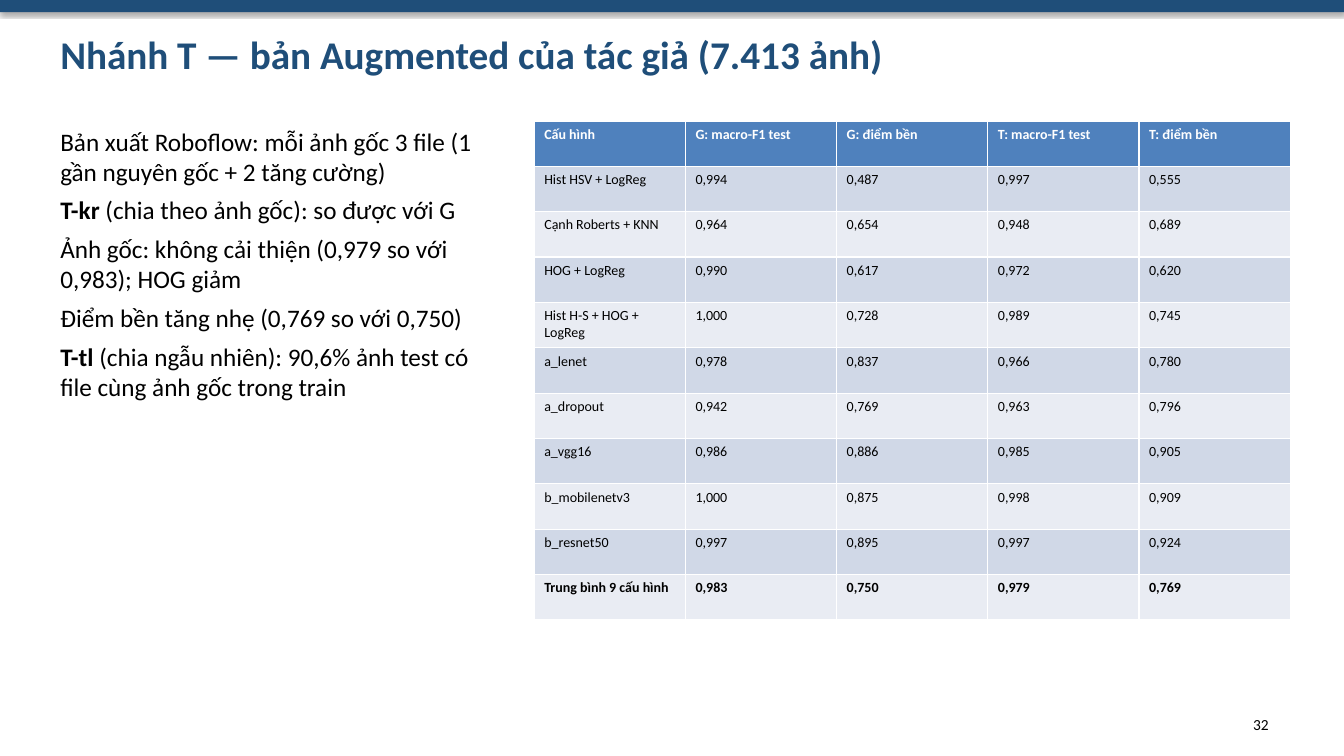
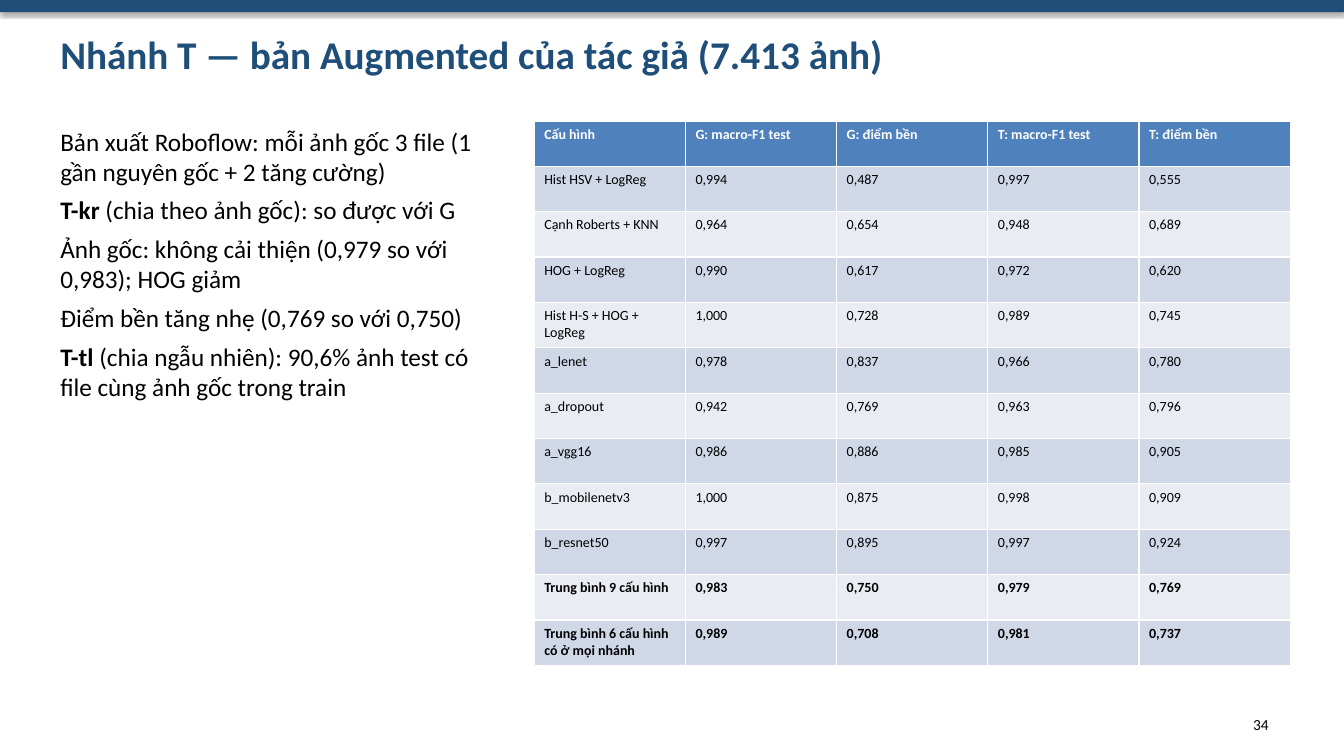
Before and after one commit to Rod-HD/banana-classification, a slide deck: slide 34 of slides/bao-cao-do-an.pptx (slide 32 before the commit). Drawn at 1344x756 pixels with LibreOffice and Linux fonts; fonts in the diff are those of the drawing. Boxes give left, top, right and bottom in pixels: in the first picture for what was removed or moved away, otherwise in the second. Text is boxed around its words. In the diff, an @@ line names an element or a change of style, - is before the commit and + after.

Commit message:
Bước 14: so sánh bốn nhánh; cập nhật báo cáo, slide Beamer style UIT, hỏi đáp, README
- src/compare_arms.py: bảng và hình so sánh G, X-a, X-b, T, B trên test gốc và bộ kiểm tra khó
- report/: thêm mục 4.4 và 5.13, hạn chế mới, tài liệu tham khảo; bảng rộng nằm trên trang ngang trong docx
- slides/: Beamer LaTeX style UIT (39 slide, có bản kèm ghi chú), sinh cùng nguồn với bản pptx
- docs/hoi-dap-bao-ve.md: 51 câu; README: phần mở rộng, bước 10–14
- models/: thêm b_mobilenetv3 huấn luyện có thay nền ngẫu nhiên (nhánh X-b) cho demo
- Nhật ký bước 14

```diff
--- a/slides/bao-cao-do-an.pptx
+++ b/slides/bao-cao-do-an.pptx
@@ table at (x1=534, y1=121, x2=1291, y2=665) @@
+row 12: Trung bình 6 cấu hình có ở mọi nhánh | 0,989 | 0,708 | 0,981 | 0,737
@@ text at (x1=1253, y1=720, x2=1269, y2=730): text changed @@
-32
+34
```
Also in this commit, not shown: 6 other slides changed, 2 slides added, 18 other files.
